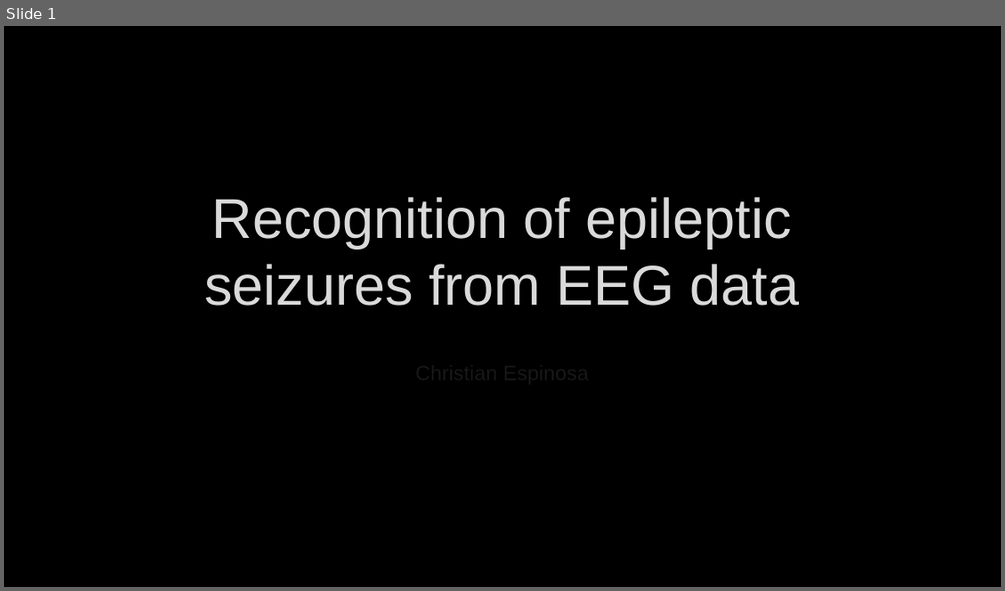
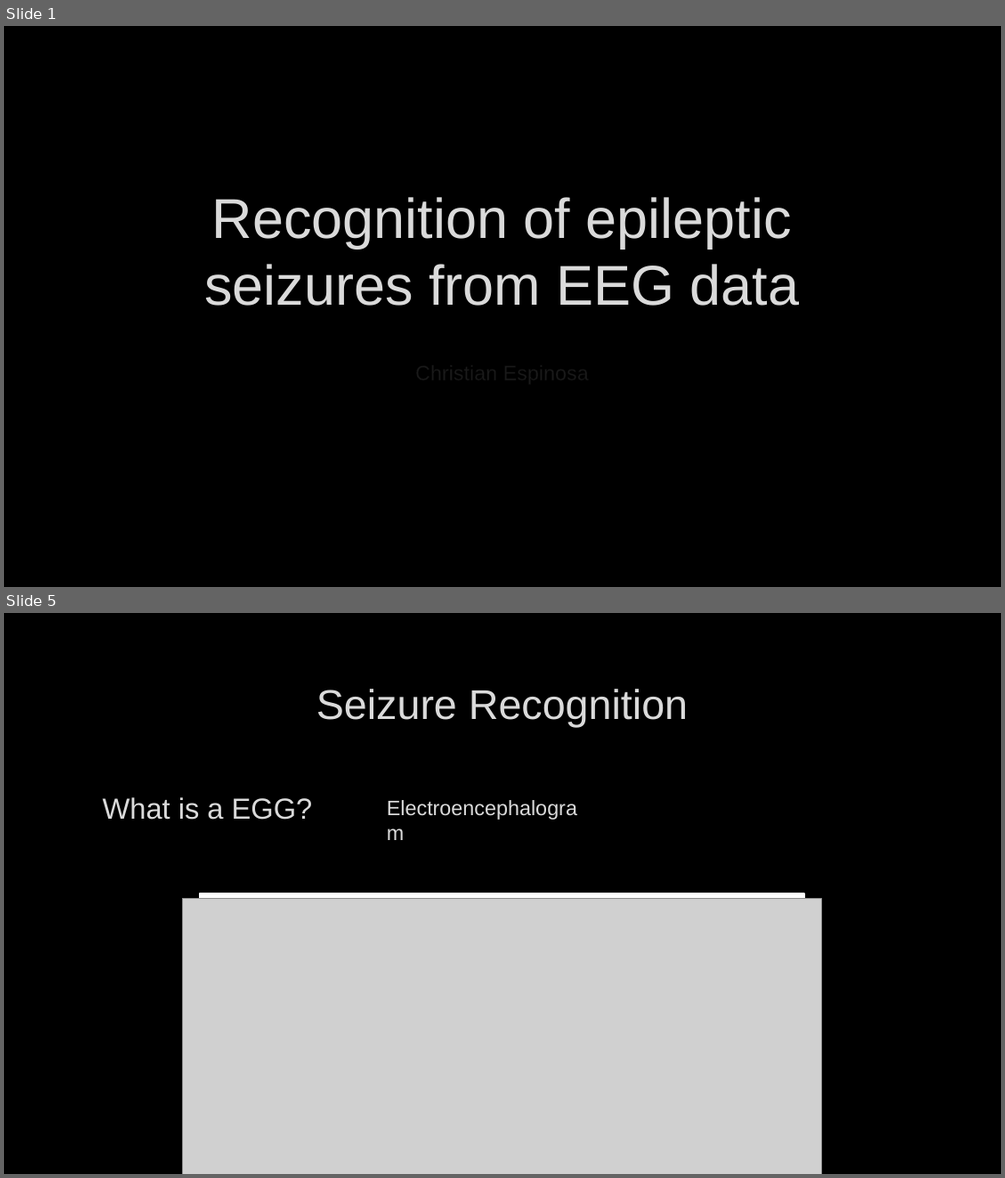
Before and after one commit to Christian-Espinosa/TFG-AI-detection-seizures, a slide deck: Documentation/PresentacióTFG.pptm. Shown one above the other, each under a label of ours: slide 1 before the commit, slides 1 and 5 after it; the slides between them are not shown. The pictures are 1005x591 and 1005x1178 pixels, drawn with LibreOffice and Linux fonts; fonts in the diff are those of the drawing; grey boxes stand for pictures; background and template pictures are left out. Boxes give left, top, right and bottom in pixels: in the first picture for what was removed or moved away, otherwise in the second. Text is boxed around its words. In the diff, an @@ line names an element or a change of style, - is before the commit and + after.

```diff
--- a/Documentation/PresentacióTFG.pptm
+++ b/Documentation/PresentacióTFG.pptm
@@ slide 5 added at [4,613,1001,1174], background picture (left out) @@
@@ text added at [316,689,688,727], 40 pt, text #DADADA @@
+Seizure Recognition
@@ title added at [103,797,313,819], 28 pt, text #DADADA @@
+What is a EGG?
@@ text added at [376,792,601,825], 20 pt, text #DADADA @@
+Electroencephalogram
@@ picture added at [182,899,821,1174] @@
@@ rectangle added at [200,893,804,1174], fill #FFFFFF, outline #FFFFFF 1.25 pt @@
```
Also in this commit, not shown: 13 other slides added, 1 slide removed, 2 other files.
